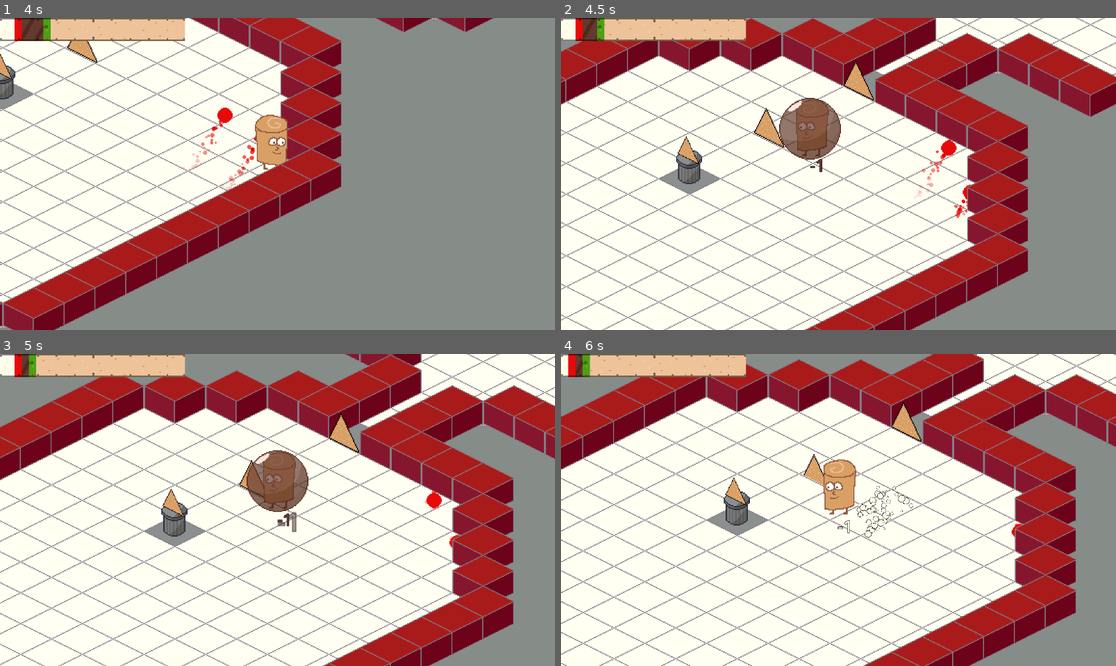
Above: before the commit, frames 1-4 (two rows, left to right).
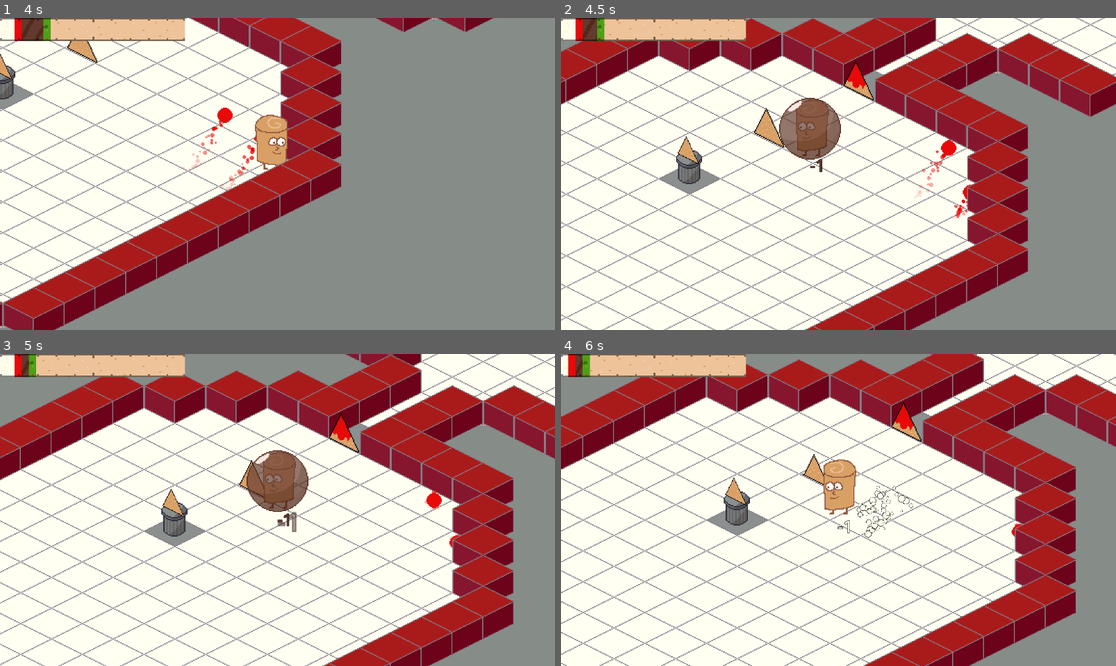
Above: after the commit, the same moments.

Repository: JordanLevy/LudumDare54
Game: Godot game, scene res://Scenes/MainMenu.tscn
Same seed, same stepped clock (60 frames per second), same inputs: the game is played once before the commit and once after it.
Inputs (mouse positions are in pixels of both pictures, inside the frame that each line leads up to):
- Up to frame 1 (4 s): click "Play" at 0.5 s; move the mouse to (399, 158) at 1.27 s; hold Right (ui_right) 1.28-2.03 s; hold Right mouse button (fire_cream) 1.28-2.03 s; move the mouse to (166, 189) at 2.02 s; hold Down (ui_down) 2.03-2.78 s; tap Shift (fire_meat) at 2.1 s; move the mouse to (333, 105) at 2.77 s; press the mouse at (333, 105) at 2.78 s; hold Right (ui_right) 2.78-3.53 s; move the mouse to (249, 236) at 3.52 s; release the mouse at (249, 236) at 3.53 s; hold Up (ui_up) from 3.53 s (still down); right-click (249, 236) at 3.6 s
- Up to frame 2 (4.5 s): move the mouse to (1005, 220) at 4.27 s; release Up (ui_up) at 4.28 s; hold Left (ui_left) from 4.28 s (still down); hold Shift (fire_meat) from 4.28 s (still down)
- Up to frame 3 (5 s): keep holding Left (ui_left); keep holding Shift (fire_meat)
- Up to frame 4 (6 s): move the mouse to (672, 463) at 5.02 s; release Shift (fire_meat) at 5.03 s; click (672, 463) at 5.1 s; move the mouse to (866, 510) at 5.77 s; release Left (ui_left) at 5.78 s; hold Down (ui_down) from 5.78 s (still down); hold Right mouse button (fire_cream) from 5.78 s (still down)

Frame 1 is identical in both runs. In frame 2, 0.1% of the frame differs, in the area x 51-55%, y 14-23%; in frame 3, 0.1%; in frame 4, 0.2%, in the area x 43-64%, y 16-43%.

Commit message:
Colored nacho doors

Diff:
--- a/Scenes/Doors/CreamDoor.tscn
+++ b/Scenes/Doors/CreamDoor.tscn
@@ -1,8 +1,14 @@
-[gd_scene load_steps=2 format=3 uid="uid://dirm853ccicvy"]
+[gd_scene load_steps=3 format=3 uid="uid://dirm853ccicvy"]
 
 [ext_resource type="PackedScene" uid="uid://d4l0jkj7yd0li" path="res://Scenes/Doors/Door.tscn" id="1_2i4s0"]
+[ext_resource type="SpriteFrames" uid="uid://byg5rreyqnfma" path="res://Scenes/Doors/DoorFrames/CreamDoor.tres" id="2_ocx8c"]
 
 [node name="CreamDoor" type="Node2D"]
 y_sort_enabled = true
 
 [node name="Door" parent="." instance=ExtResource("1_2i4s0")]
+
+[node name="AnimatedSprite2D" parent="Door" index="0"]
+sprite_frames = ExtResource("2_ocx8c")
+
+[editable path="Door"]
--- a/Scenes/Doors/CreamDoorFlip.tscn
+++ b/Scenes/Doors/CreamDoorFlip.tscn
@@ -1,9 +1,15 @@
-[gd_scene load_steps=2 format=3 uid="uid://bt0m4c8jfdq7a"]
+[gd_scene load_steps=3 format=3 uid="uid://bt0m4c8jfdq7a"]
 
 [ext_resource type="PackedScene" uid="uid://d4l0jkj7yd0li" path="res://Scenes/Doors/Door.tscn" id="1_157ky"]
+[ext_resource type="SpriteFrames" uid="uid://byg5rreyqnfma" path="res://Scenes/Doors/DoorFrames/CreamDoor.tres" id="2_x4krr"]
 
 [node name="CreamDoorFlip" type="Node2D"]
 y_sort_enabled = true
 
 [node name="Door" parent="." instance=ExtResource("1_157ky")]
 scale = Vector2(-1, 1)
+
+[node name="AnimatedSprite2D" parent="Door" index="0"]
+sprite_frames = ExtResource("2_x4krr")
+
+[editable path="Door"]
--- a/Scenes/Doors/Door.tscn
+++ b/Scenes/Doors/Door.tscn
@@ -1,87 +1,87 @@
 [gd_scene load_steps=17 format=3 uid="uid://d4l0jkj7yd0li"]
 
 [ext_resource type="Script" path="res://Scripts/Door.gd" id="1_5vhi0"]
-[ext_resource type="Texture2D" uid="uid://dg7niwcyytg8l" path="res://Assets/Door.png" id="2_mulqu"]
+[ext_resource type="Texture2D" uid="uid://baq7trwoa2pet" path="res://Assets/Doors/Door.png" id="2_6ssrf"]
 
-[sub_resource type="AtlasTexture" id="AtlasTexture_qsugl"]
-atlas = ExtResource("2_mulqu")
+[sub_resource type="AtlasTexture" id="AtlasTexture_4ljtt"]
+atlas = ExtResource("2_6ssrf")
 region = Rect2(0, 0, 64, 64)
 
-[sub_resource type="AtlasTexture" id="AtlasTexture_0yeju"]
-atlas = ExtResource("2_mulqu")
+[sub_resource type="AtlasTexture" id="AtlasTexture_jfqn5"]
+atlas = ExtResource("2_6ssrf")
 region = Rect2(64, 0, 64, 64)
 
-[sub_resource type="AtlasTexture" id="AtlasTexture_q6p4j"]
-atlas = ExtResource("2_mulqu")
+[sub_resource type="AtlasTexture" id="AtlasTexture_xgqal"]
+atlas = ExtResource("2_6ssrf")
 region = Rect2(128, 0, 64, 64)
 
-[sub_resource type="AtlasTexture" id="AtlasTexture_d504l"]
-atlas = ExtResource("2_mulqu")
+[sub_resource type="AtlasTexture" id="AtlasTexture_6k157"]
+atlas = ExtResource("2_6ssrf")
 region = Rect2(192, 0, 64, 64)
 
-[sub_resource type="AtlasTexture" id="AtlasTexture_defg8"]
-atlas = ExtResource("2_mulqu")
+[sub_resource type="AtlasTexture" id="AtlasTexture_j21qx"]
+atlas = ExtResource("2_6ssrf")
 region = Rect2(256, 0, 64, 64)
 
-[sub_resource type="AtlasTexture" id="AtlasTexture_ksshx"]
-atlas = ExtResource("2_mulqu")
+[sub_resource type="AtlasTexture" id="AtlasTexture_8h57c"]
+atlas = ExtResource("2_6ssrf")
 region = Rect2(320, 0, 64, 64)
 
-[sub_resource type="AtlasTexture" id="AtlasTexture_wuynj"]
-atlas = ExtResource("2_mulqu")
+[sub_resource type="AtlasTexture" id="AtlasTexture_22vvc"]
+atlas = ExtResource("2_6ssrf")
 region = Rect2(384, 0, 64, 64)
 
-[sub_resource type="AtlasTexture" id="AtlasTexture_q5b8e"]
-atlas = ExtResource("2_mulqu")
+[sub_resource type="AtlasTexture" id="AtlasTexture_2vvf6"]
+atlas = ExtResource("2_6ssrf")
 region = Rect2(448, 0, 64, 64)
 
-[sub_resource type="AtlasTexture" id="AtlasTexture_k6uwj"]
-atlas = ExtResource("2_mulqu")
+[sub_resource type="AtlasTexture" id="AtlasTexture_xadgs"]
+atlas = ExtResource("2_6ssrf")
 region = Rect2(512, 0, 64, 64)
 
-[sub_resource type="AtlasTexture" id="AtlasTexture_wom17"]
-atlas = ExtResource("2_mulqu")
+[sub_resource type="AtlasTexture" id="AtlasTexture_rjsy0"]
+atlas = ExtResource("2_6ssrf")
 region = Rect2(576, 0, 64, 64)
 
-[sub_resource type="AtlasTexture" id="AtlasTexture_o1j0h"]
-atlas = ExtResource("2_mulqu")
+[sub_resource type="AtlasTexture" id="AtlasTexture_1exet"]
+atlas = ExtResource("2_6ssrf")
 region = Rect2(640, 0, 64, 64)
 
-[sub_resource type="SpriteFrames" id="SpriteFrames_7b007"]
+[sub_resource type="SpriteFrames" id="SpriteFrames_vm614"]
 animations = [{
 "frames": [{
 "duration": 1.0,
-"texture": SubResource("AtlasTexture_qsugl")
+"texture": SubResource("AtlasTexture_4ljtt")
 }, {
 "duration": 1.0,
-"texture": SubResource("AtlasTexture_0yeju")
+"texture": SubResource("AtlasTexture_jfqn5")
 }, {
 "duration": 1.0,
-"texture": SubResource("AtlasTexture_q6p4j")
+"texture": SubResource("AtlasTexture_xgqal")
 }, {
 "duration": 1.0,
-"texture": SubResource("AtlasTexture_d504l")
+"texture": SubResource("AtlasTexture_6k157")
 }, {
 "duration": 1.0,
-"texture": SubResource("AtlasTexture_defg8")
+"texture": SubResource("AtlasTexture_j21qx")
 }, {
 "duration": 1.0,
-"texture": SubResource("AtlasTexture_ksshx")
+"texture": SubResource("AtlasTexture_8h57c")
 }, {
 "duration": 1.0,
-"texture": SubResource("AtlasTexture_wuynj")
+"texture": SubResource("AtlasTexture_22vvc")
 }, {
 "duration": 1.0,
-"texture": SubResource("AtlasTexture_q5b8e")
+"texture": SubResource("AtlasTexture_2vvf6")
 }, {
 "duration": 1.0,
-"texture": SubResource("AtlasTexture_k6uwj")
+"texture": SubResource("AtlasTexture_xadgs")
 }, {
 "duration": 1.0,
-"texture": SubResource("AtlasTexture_wom17")
+"texture": SubResource("AtlasTexture_rjsy0")
 }, {
 "duration": 1.0,
-"texture": SubResource("AtlasTexture_o1j0h")
+"texture": SubResource("AtlasTexture_1exet")
 }],
 "loop": false,
 "name": &"open",
--- /dev/null
+++ b/Scenes/Doors/DoorFrames/CreamDoor.tres
@@ -0,0 +1,88 @@
+[gd_resource type="SpriteFrames" load_steps=13 format=3 uid="uid://byg5rreyqnfma"]
+
+[ext_resource type="Texture2D" uid="uid://c1uktx4mt0mv3" path="res://Assets/Doors/CreamDoor.png" id="1_4ros1"]
+
+[sub_resource type="AtlasTexture" id="AtlasTexture_mq1gw"]
+atlas = ExtResource("1_4ros1")
+region = Rect2(0, 0, 64, 64)
+
+[sub_resource type="AtlasTexture" id="AtlasTexture_baa7s"]
+atlas = ExtResource("1_4ros1")
+region = Rect2(64, 0, 64, 64)
+
+[sub_resource type="AtlasTexture" id="AtlasTexture_oj6sq"]
+atlas = ExtResource("1_4ros1")
+region = Rect2(128, 0, 64, 64)
+
+[sub_resource type="AtlasTexture" id="AtlasTexture_ydx1v"]
+atlas = ExtResource("1_4ros1")
+region = Rect2(192, 0, 64, 64)
+
+[sub_resource type="AtlasTexture" id="AtlasTexture_4kjsf"]
+atlas = ExtResource("1_4ros1")
+region = Rect2(256, 0, 64, 64)
+
+[sub_resource type="AtlasTexture" id="AtlasTexture_1aghv"]
+atlas = ExtResource("1_4ros1")
+region = Rect2(320, 0, 64, 64)
+
+[sub_resource type="AtlasTexture" id="AtlasTexture_llxt3"]
+atlas = ExtResource("1_4ros1")
+region = Rect2(384, 0, 64, 64)
+
+[sub_resource type="AtlasTexture" id="AtlasTexture_oweyy"]
+atlas = ExtResource("1_4ros1")
+region = Rect2(448, 0, 64, 64)
+
+[sub_resource type="AtlasTexture" id="AtlasTexture_pbaev"]
+atlas = ExtResource("1_4ros1")
+region = Rect2(512, 0, 64, 64)
+
+[sub_resource type="AtlasTexture" id="AtlasTexture_o64n8"]
+atlas = ExtResource("1_4ros1")
+region = Rect2(576, 0, 64, 64)
+
+[sub_resource type="AtlasTexture" id="AtlasTexture_5wjw7"]
+atlas = ExtResource("1_4ros1")
+region = Rect2(640, 0, 64, 64)
+
+[resource]
+animations = [{
+"frames": [{
+"duration": 1.0,
+"texture": SubResource("AtlasTexture_mq1gw")
+}, {
+"duration": 1.0,
+"texture": SubResource("AtlasTexture_baa7s")
+}, {
+"duration": 1.0,
+"texture": SubResource("AtlasTexture_oj6sq")
+}, {
+"duration": 1.0,
+"texture": SubResource("AtlasTexture_ydx1v")
+}, {
+"duration": 1.0,
+"texture": SubResource("AtlasTexture_4kjsf")
+}, {
+"duration": 1.0,
+"texture": SubResource("AtlasTexture_1aghv")
+}, {
+"duration": 1.0,
+"texture": SubResource("AtlasTexture_llxt3")
+}, {
+"duration": 1.0,
+"texture": SubResource("AtlasTexture_oweyy")
+}, {
+"duration": 1.0,
+"texture": SubResource("AtlasTexture_pbaev")
+}, {
+"duration": 1.0,
+"texture": SubResource("AtlasTexture_o64n8")
+}, {
+"duration": 1.0,
+"texture": SubResource("AtlasTexture_5wjw7")
+}],
+"loop": false,
+"name": &"open",
+"speed": 8.0
+}]
--- /dev/null
+++ b/Scenes/Doors/DoorFrames/GuacDoor.tres
@@ -0,0 +1,88 @@
+[gd_resource type="SpriteFrames" load_steps=13 format=3 uid="uid://bckkdgctderd2"]
+
+[ext_resource type="Texture2D" uid="uid://bw1sa0ybwvc7n" path="res://Assets/Doors/GuacDoor.png" id="1_txj8n"]
+
+[sub_resource type="AtlasTexture" id="AtlasTexture_d2iqr"]
+atlas = ExtResource("1_txj8n")
+region = Rect2(0, 0, 64, 64)
+
+[sub_resource type="AtlasTexture" id="AtlasTexture_fn25t"]
+atlas = ExtResource("1_txj8n")
+region = Rect2(64, 0, 64, 64)
+
+[sub_resource type="AtlasTexture" id="AtlasTexture_glqou"]
+atlas = ExtResource("1_txj8n")
+region = Rect2(128, 0, 64, 64)
+
+[sub_resource type="AtlasTexture" id="AtlasTexture_lat6c"]
+atlas = ExtResource("1_txj8n")
+region = Rect2(192, 0, 64, 64)
+
+[sub_resource type="AtlasTexture" id="AtlasTexture_2u4u1"]
+atlas = ExtResource("1_txj8n")
+region = Rect2(256, 0, 64, 64)
+
+[sub_resource type="AtlasTexture" id="AtlasTexture_xdk8q"]
+atlas = ExtResource("1_txj8n")
+region = Rect2(320, 0, 64, 64)
+
+[sub_resource type="AtlasTexture" id="AtlasTexture_ek613"]
+atlas = ExtResource("1_txj8n")
+region = Rect2(384, 0, 64, 64)
+
+[sub_resource type="AtlasTexture" id="AtlasTexture_3lekp"]
+atlas = ExtResource("1_txj8n")
+region = Rect2(448, 0, 64, 64)
+
+[sub_resource type="AtlasTexture" id="AtlasTexture_rket7"]
+atlas = ExtResource("1_txj8n")
+region = Rect2(512, 0, 64, 64)
+
+[sub_resource type="AtlasTexture" id="AtlasTexture_3nvia"]
+atlas = ExtResource("1_txj8n")
+region = Rect2(576, 0, 64, 64)
+
+[sub_resource type="AtlasTexture" id="AtlasTexture_awlpa"]
+atlas = ExtResource("1_txj8n")
+region = Rect2(640, 0, 64, 64)
+
+[resource]
+animations = [{
+"frames": [{
+"duration": 1.0,
+"texture": SubResource("AtlasTexture_d2iqr")
+}, {
+"duration": 1.0,
+"texture": SubResource("AtlasTexture_fn25t")
+}, {
+"duration": 1.0,
+"texture": SubResource("AtlasTexture_glqou")
+}, {
+"duration": 1.0,
+"texture": SubResource("AtlasTexture_lat6c")
+}, {
+"duration": 1.0,
+"texture": SubResource("AtlasTexture_2u4u1")
+}, {
+"duration": 1.0,
+"texture": SubResource("AtlasTexture_xdk8q")
+}, {
+"duration": 1.0,
+"texture": SubResource("AtlasTexture_ek613")
+}, {
+"duration": 1.0,
+"texture": SubResource("AtlasTexture_3lekp")
+}, {
+"duration": 1.0,
+"texture": SubResource("AtlasTexture_rket7")
+}, {
+"duration": 1.0,
+"texture": SubResource("AtlasTexture_3nvia")
+}, {
+"duration": 1.0,
+"texture": SubResource("AtlasTexture_awlpa")
+}],
+"loop": false,
+"name": &"open",
+"speed": 8.0
+}]
--- /dev/null
+++ b/Scenes/Doors/DoorFrames/MeatDoor.tres
@@ -0,0 +1,88 @@
+[gd_resource type="SpriteFrames" load_steps=13 format=3 uid="uid://cglgputa8jyo3"]
+
+[ext_resource type="Texture2D" uid="uid://d5tawqig3nan" path="res://Assets/Doors/MeatDoor.png" id="1_xc0o7"]
+
+[sub_resource type="AtlasTexture" id="AtlasTexture_kckkl"]
+atlas = ExtResource("1_xc0o7")
+region = Rect2(0, 0, 64, 64)
+
+[sub_resource type="AtlasTexture" id="AtlasTexture_dgwgy"]
+atlas = ExtResource("1_xc0o7")
+region = Rect2(64, 0, 64, 64)
+
+[sub_resource type="AtlasTexture" id="AtlasTexture_5lned"]
+atlas = ExtResource("1_xc0o7")
+region = Rect2(128, 0, 64, 64)
+
+[sub_resource type="AtlasTexture" id="AtlasTexture_a24e0"]
+atlas = ExtResource("1_xc0o7")
+region = Rect2(192, 0, 64, 64)
+
+[sub_resource type="AtlasTexture" id="AtlasTexture_6hft8"]
+atlas = ExtResource("1_xc0o7")
+region = Rect2(256, 0, 64, 64)
+
+[sub_resource type="AtlasTexture" id="AtlasTexture_6iemi"]
+atlas = ExtResource("1_xc0o7")
+region = Rect2(320, 0, 64, 64)
+
+[sub_resource type="AtlasTexture" id="AtlasTexture_unmus"]
+atlas = ExtResource("1_xc0o7")
+region = Rect2(384, 0, 64, 64)
+
+[sub_resource type="AtlasTexture" id="AtlasTexture_d0b1y"]
+atlas = ExtResource("1_xc0o7")
+region = Rect2(448, 0, 64, 64)
+
+[sub_resource type="AtlasTexture" id="AtlasTexture_xq7o3"]
+atlas = ExtResource("1_xc0o7")
+region = Rect2(512, 0, 64, 64)
+
+[sub_resource type="AtlasTexture" id="AtlasTexture_k0agc"]
+atlas = ExtResource("1_xc0o7")
+region = Rect2(576, 0, 64, 64)
+
+[sub_resource type="AtlasTexture" id="AtlasTexture_q0ua4"]
+atlas = ExtResource("1_xc0o7")
+region = Rect2(640, 0, 64, 64)
+
+[resource]
+animations = [{
+"frames": [{
+"duration": 1.0,
+"texture": SubResource("AtlasTexture_kckkl")
+}, {
+"duration": 1.0,
+"texture": SubResource("AtlasTexture_dgwgy")
+}, {
+"duration": 1.0,
+"texture": SubResource("AtlasTexture_5lned")
+}, {
+"duration": 1.0,
+"texture": SubResource("AtlasTexture_a24e0")
+}, {
+"duration": 1.0,
+"texture": SubResource("AtlasTexture_6hft8")
+}, {
+"duration": 1.0,
+"texture": SubResource("AtlasTexture_6iemi")
+}, {
+"duration": 1.0,
+"texture": SubResource("AtlasTexture_unmus")
+}, {
+"duration": 1.0,
+"texture": SubResource("AtlasTexture_d0b1y")
+}, {
+"duration": 1.0,
+"texture": SubResource("AtlasTexture_xq7o3")
+}, {
+"duration": 1.0,
+"texture": SubResource("AtlasTexture_k0agc")
+}, {
+"duration": 1.0,
+"texture": SubResource("AtlasTexture_q0ua4")
+}],
+"loop": false,
+"name": &"open",
+"speed": 8.0
+}]
--- /dev/null
+++ b/Scenes/Doors/DoorFrames/SpiceDoor.tres
@@ -0,0 +1,88 @@
+[gd_resource type="SpriteFrames" load_steps=13 format=3 uid="uid://p5p57tvfyk5n"]
+
+[ext_resource type="Texture2D" uid="uid://b4cwrl6fe6ast" path="res://Assets/Doors/SpiceDoor.png" id="1_diihc"]
+
+[sub_resource type="AtlasTexture" id="AtlasTexture_qet6o"]
+atlas = ExtResource("1_diihc")
+region = Rect2(0, 0, 64, 64)
+
+[sub_resource type="AtlasTexture" id="AtlasTexture_li1mg"]
+atlas = ExtResource("1_diihc")
+region = Rect2(64, 0, 64, 64)
+
+[sub_resource type="AtlasTexture" id="AtlasTexture_srvgt"]
+atlas = ExtResource("1_diihc")
+region = Rect2(128, 0, 64, 64)
+
+[sub_resource type="AtlasTexture" id="AtlasTexture_tiapn"]
+atlas = ExtResource("1_diihc")
+region = Rect2(192, 0, 64, 64)
+
+[sub_resource type="AtlasTexture" id="AtlasTexture_tbk4g"]
+atlas = ExtResource("1_diihc")
+region = Rect2(256, 0, 64, 64)
+
+[sub_resource type="AtlasTexture" id="AtlasTexture_mnlqt"]
+atlas = ExtResource("1_diihc")
+region = Rect2(320, 0, 64, 64)
+
+[sub_resource type="AtlasTexture" id="AtlasTexture_jxcug"]
+atlas = ExtResource("1_diihc")
+region = Rect2(384, 0, 64, 64)
+
+[sub_resource type="AtlasTexture" id="AtlasTexture_rvqf8"]
+atlas = ExtResource("1_diihc")
+region = Rect2(448, 0, 64, 64)
+
+[sub_resource type="AtlasTexture" id="AtlasTexture_eig7b"]
+atlas = ExtResource("1_diihc")
+region = Rect2(512, 0, 64, 64)
+
+[sub_resource type="AtlasTexture" id="AtlasTexture_i3n34"]
+atlas = ExtResource("1_diihc")
+region = Rect2(576, 0, 64, 64)
+
+[sub_resource type="AtlasTexture" id="AtlasTexture_5uksb"]
+atlas = ExtResource("1_diihc")
+region = Rect2(640, 0, 64, 64)
+
+[resource]
+animations = [{
+"frames": [{
+"duration": 1.0,
+"texture": SubResource("AtlasTexture_qet6o")
+}, {
+"duration": 1.0,
+"texture": SubResource("AtlasTexture_li1mg")
+}, {
+"duration": 1.0,
+"texture": SubResource("AtlasTexture_srvgt")
+}, {
+"duration": 1.0,
+"texture": SubResource("AtlasTexture_tiapn")
+}, {
+"duration": 1.0,
+"texture": SubResource("AtlasTexture_tbk4g")
+}, {
+"duration": 1.0,
+"texture": SubResource("AtlasTexture_mnlqt")
+}, {
+"duration": 1.0,
+"texture": SubResource("AtlasTexture_jxcug")
+}, {
+"duration": 1.0,
+"texture": SubResource("AtlasTexture_rvqf8")
+}, {
+"duration": 1.0,
+"texture": SubResource("AtlasTexture_eig7b")
+}, {
+"duration": 1.0,
+"texture": SubResource("AtlasTexture_i3n34")
+}, {
+"duration": 1.0,
+"texture": SubResource("AtlasTexture_5uksb")
+}],
+"loop": false,
+"name": &"open",
+"speed": 8.0
+}]
--- a/Scenes/Doors/GuacDoor.tscn
+++ b/Scenes/Doors/GuacDoor.tscn
@@ -1,9 +1,15 @@
-[gd_scene load_steps=2 format=3 uid="uid://b16psejsqnd8e"]
+[gd_scene load_steps=3 format=3 uid="uid://b16psejsqnd8e"]
 
 [ext_resource type="PackedScene" uid="uid://d4l0jkj7yd0li" path="res://Scenes/Doors/Door.tscn" id="1_p6s34"]
+[ext_resource type="SpriteFrames" uid="uid://bckkdgctderd2" path="res://Scenes/Doors/DoorFrames/GuacDoor.tres" id="2_wy5r7"]
 
 [node name="GuacDoor" type="Node2D"]
 y_sort_enabled = true
 
 [node name="Door" parent="." instance=ExtResource("1_p6s34")]
 criteria = Array[int]([0, 0, 0, 1])
+
+[node name="AnimatedSprite2D" parent="Door" index="0"]
+sprite_frames = ExtResource("2_wy5r7")
+
+[editable path="Door"]
--- a/Scenes/Doors/GuacDoorFlip.tscn
+++ b/Scenes/Doors/GuacDoorFlip.tscn
@@ -1,6 +1,7 @@
-[gd_scene load_steps=2 format=3 uid="uid://dnwe11611r3cq"]
+[gd_scene load_steps=3 format=3 uid="uid://dnwe11611r3cq"]
 
 [ext_resource type="PackedScene" uid="uid://d4l0jkj7yd0li" path="res://Scenes/Doors/Door.tscn" id="1_ek2e8"]
+[ext_resource type="SpriteFrames" uid="uid://bckkdgctderd2" path="res://Scenes/Doors/DoorFrames/GuacDoor.tres" id="2_q4dhh"]
 
 [node name="GuacDoorFlip" type="Node2D"]
 y_sort_enabled = true
@@ -8,3 +9,8 @@
 [node name="Door" parent="." instance=ExtResource("1_ek2e8")]
 scale = Vector2(-1, 1)
 criteria = Array[int]([0, 0, 0, 1])
+
+[node name="AnimatedSprite2D" parent="Door" index="0"]
+sprite_frames = ExtResource("2_q4dhh")
+
+[editable path="Door"]
--- a/Scenes/Doors/MeatDoor.tscn
+++ b/Scenes/Doors/MeatDoor.tscn
@@ -1,9 +1,15 @@
-[gd_scene load_steps=2 format=3 uid="uid://ch32dhmsoonhg"]
+[gd_scene load_steps=3 format=3 uid="uid://ch32dhmsoonhg"]
 
 [ext_resource type="PackedScene" uid="uid://d4l0jkj7yd0li" path="res://Scenes/Doors/Door.tscn" id="1_luqpe"]
+[ext_resource type="SpriteFrames" uid="uid://cglgputa8jyo3" path="res://Scenes/Doors/DoorFrames/MeatDoor.tres" id="2_vg2fi"]
 
 [node name="MeatDoor" type="Node2D"]
 y_sort_enabled = true
 
 [node name="Door" parent="." instance=ExtResource("1_luqpe")]
 criteria = Array[int]([0, 0, 1, 0])
+
+[node name="AnimatedSprite2D" parent="Door" index="0"]
+sprite_frames = ExtResource("2_vg2fi")
+
+[editable path="Door"]
--- a/Scenes/Doors/MeatDoorFlip.tscn
+++ b/Scenes/Doors/MeatDoorFlip.tscn
@@ -1,6 +1,7 @@
-[gd_scene load_steps=2 format=3 uid="uid://slughw6gxek1"]
+[gd_scene load_steps=3 format=3 uid="uid://slughw6gxek1"]
 
 [ext_resource type="PackedScene" uid="uid://d4l0jkj7yd0li" path="res://Scenes/Doors/Door.tscn" id="1_hq5uj"]
+[ext_resource type="SpriteFrames" uid="uid://cglgputa8jyo3" path="res://Scenes/Doors/DoorFrames/MeatDoor.tres" id="2_347af"]
 
 [node name="MeatDoorFlip" type="Node2D"]
 y_sort_enabled = true
@@ -8,3 +9,8 @@
 [node name="Door" parent="." instance=ExtResource("1_hq5uj")]
 scale = Vector2(-1, 1)
 criteria = Array[int]([0, 0, 1, 0])
+
+[node name="AnimatedSprite2D" parent="Door" index="0"]
+sprite_frames = ExtResource("2_347af")
+
+[editable path="Door"]
--- a/Scenes/Doors/SpiceDoor.tscn
+++ b/Scenes/Doors/SpiceDoor.tscn
@@ -1,9 +1,15 @@
-[gd_scene load_steps=2 format=3 uid="uid://bucsuodflwx5r"]
+[gd_scene load_steps=3 format=3 uid="uid://bucsuodflwx5r"]
 
 [ext_resource type="PackedScene" uid="uid://d4l0jkj7yd0li" path="res://Scenes/Doors/Door.tscn" id="1_gtrf2"]
+[ext_resource type="SpriteFrames" uid="uid://p5p57tvfyk5n" path="res://Scenes/Doors/DoorFrames/SpiceDoor.tres" id="2_3yppi"]
 
 [node name="SpiceDoor" type="Node2D"]
 y_sort_enabled = true
 
 [node name="Door" parent="." instance=ExtResource("1_gtrf2")]
 criteria = Array[int]([0, 1, 0, 0])
+
+[node name="AnimatedSprite2D" parent="Door" index="0"]
+sprite_frames = ExtResource("2_3yppi")
+
+[editable path="Door"]
--- a/Scenes/Doors/SpiceDoorFlip.tscn
+++ b/Scenes/Doors/SpiceDoorFlip.tscn
@@ -1,6 +1,7 @@
-[gd_scene load_steps=2 format=3 uid="uid://clry7ydaoc2vg"]
+[gd_scene load_steps=3 format=3 uid="uid://clry7ydaoc2vg"]
 
 [ext_resource type="PackedScene" uid="uid://d4l0jkj7yd0li" path="res://Scenes/Doors/Door.tscn" id="1_cpkuj"]
+[ext_resource type="SpriteFrames" uid="uid://p5p57tvfyk5n" path="res://Scenes/Doors/DoorFrames/SpiceDoor.tres" id="2_6hsie"]
 
 [node name="SpiceDoorFlip" type="Node2D"]
 y_sort_enabled = true
@@ -8,3 +9,8 @@
 [node name="Door" parent="." instance=ExtResource("1_cpkuj")]
 scale = Vector2(-1, 1)
 criteria = Array[int]([0, 1, 0, 0])
+
+[node name="AnimatedSprite2D" parent="Door" index="0"]
+sprite_frames = ExtResource("2_6hsie")
+
+[editable path="Door"]
--- a/Scripts/MusicPlayer.gd
+++ b/Scripts/MusicPlayer.gd
@@ -2,6 +2,7 @@
 
 func _ready():
 	GlobalManager.toggle_mute_music.connect(on_toggle_mute)
+	playing = false
 
 func on_toggle_mute():
 	playing = !playing
Binary file removed: Assets/Door.aseprite
Binary file removed: Assets/Door.png
Binary file added: Assets/Doors/CreamDoor.aseprite
Binary file added: Assets/Doors/CreamDoor.png
Not shown, added: Assets/Doors/CreamDoor.png.import
Binary file added: Assets/Doors/Door.aseprite
Binary file added: Assets/Doors/Door.png
Not shown, added: Assets/Doors/Door.png.import
Binary file added: Assets/Doors/GuacDoor.aseprite
Binary file added: Assets/Doors/GuacDoor.png
Not shown, changed: Assets/Doors/GuacDoor.png.import
Binary file added: Assets/Doors/MeatDoor.aseprite
(and 6 more such lines)
